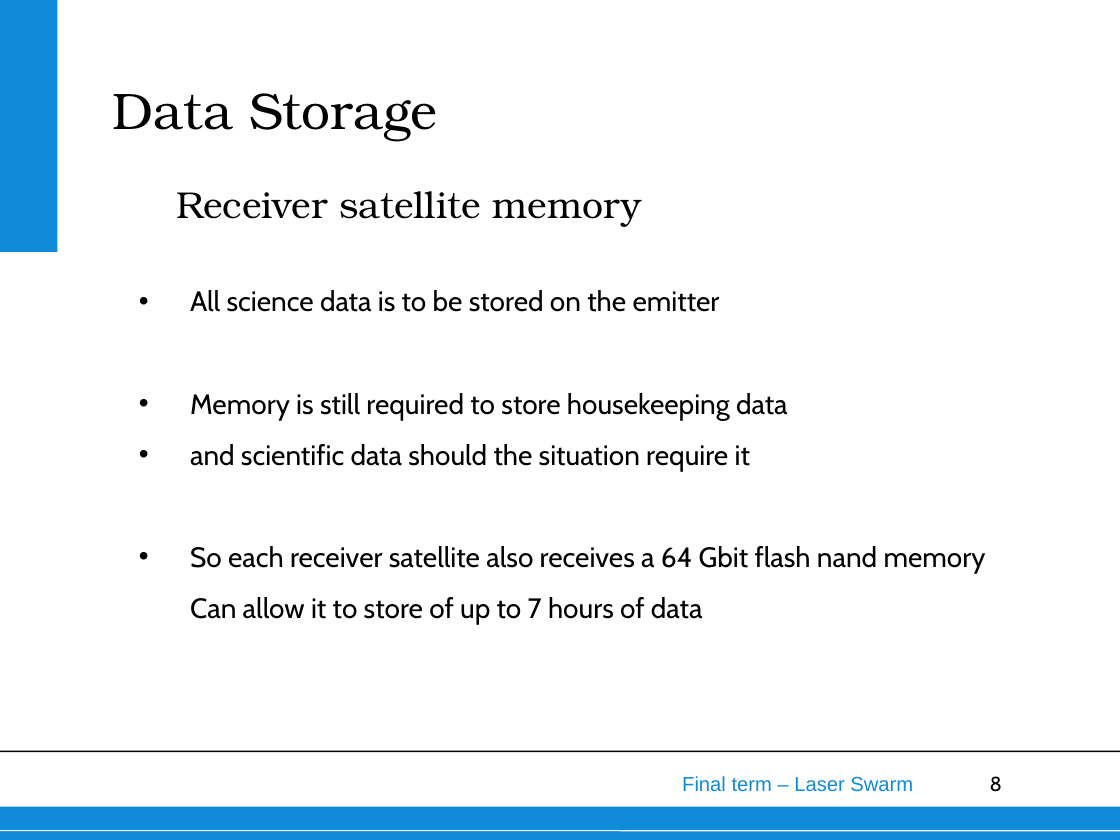
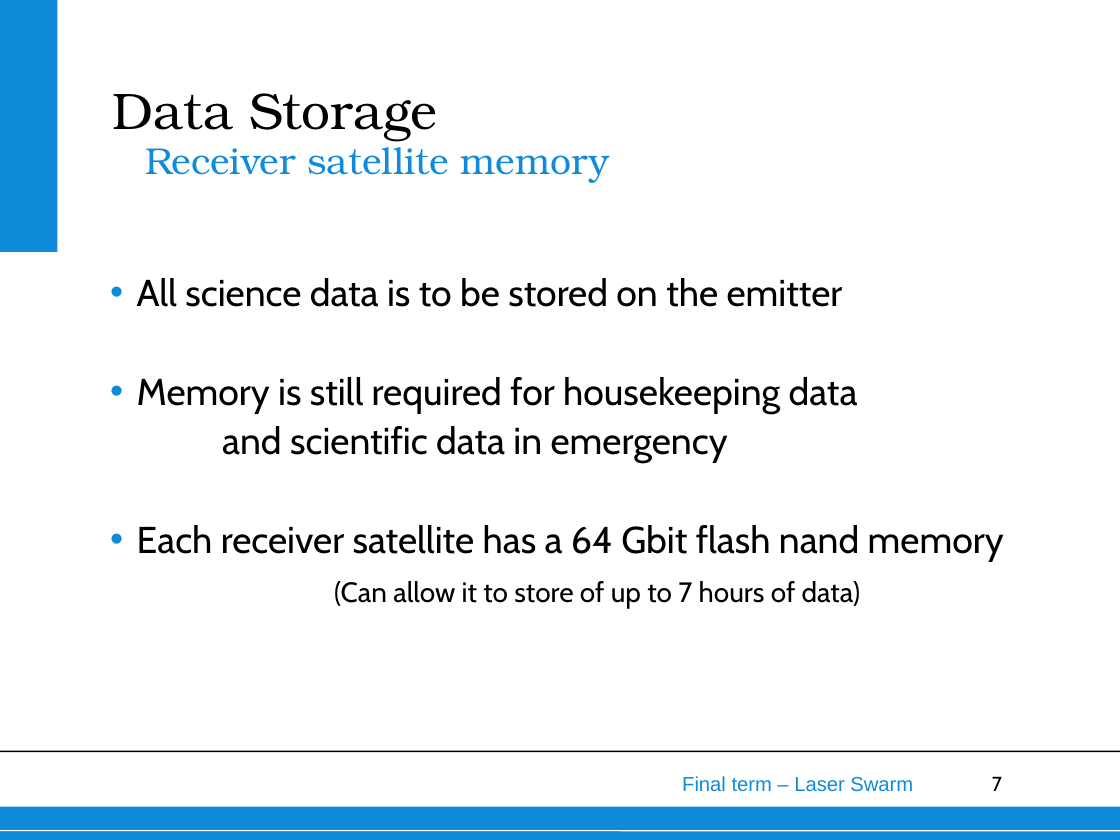
Before and after one commit to thewisenerd/laser-swarm, a slide deck: slide 7 of finalPresentation/subsections/Data Storage.ppt (slide 8 before the commit). Drawn at 1120x840 pixels with LibreOffice and Linux fonts; fonts in the diff are those of the drawing; background and template pictures are left out. Boxes give left, top, right and bottom in pixels: in the first picture for what was removed or moved away, otherwise in the second. Text is boxed around its words. In the diff, an @@ line names an element or a change of style, - is before the commit and + after.

```diff
--- a/finalPresentation/subsections/Data Storage.ppt
+++ b/finalPresentation/subsections/Data Storage.ppt
@@ text "Receiver satellite memory": place and size @@
-text "Receiver satellite memory" at [177, 191, 642, 227]
+text "Receiver satellite memory" at [145, 140, 610, 183]
@@ text "Receiver satellite memory" at [145, 140, 610, 183]: text colour #000000 to #108BD9; indent changed; more space between paragraphs; vertical alignment bottom to top @@
@@ text "All science data is to ...": place and size @@
-text "All science data is to ..." at [190, 290, 986, 624]
+text "All science data is to ..." at [137, 278, 1004, 608]
@@ text at [137, 278, 843, 307]: size 18 to 24 pt in "All science data is to be stored ..."; indent changed; line spacing 1 to 1.1; less space between paragraphs; bullet colour #000000 to #108BD9 @@
@@ text at [137, 377, 1004, 608]: text changed; size 18 to 24 pt @@
-• Memory is still required to store housekeeping data
-• and scientific data should the situation require it
-• So each receiver satellite also receives a 64 Gbit flash nand memory
-Can allow it to store of up to 7 hours of data
+• Memory is still required for housekeeping data
+and scientific data in emergency
+• Each receiver satellite has a 64 Gbit flash nand memory
+(Can allow it to store of up to 7 hours of data)
@@ page number at [992, 776, 1002, 791]: text changed @@
-8
+7
```
Also in this commit, not shown: 7 other slides changed, 1 slide removed, 1 other file.
